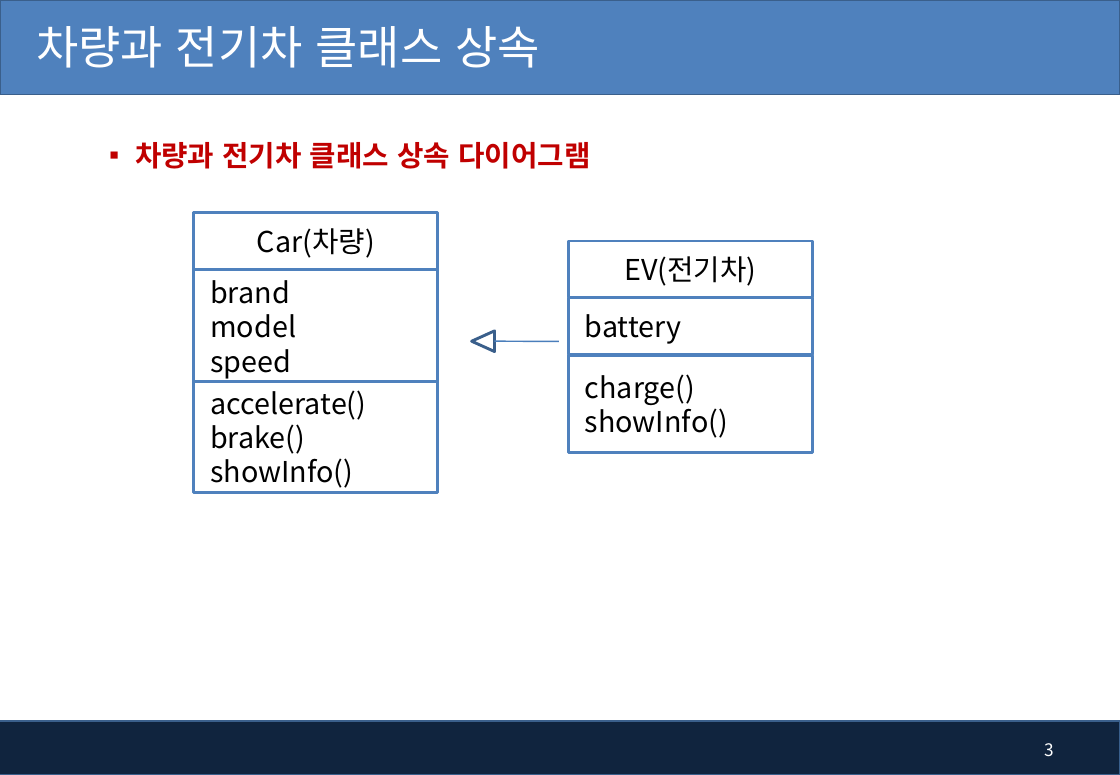
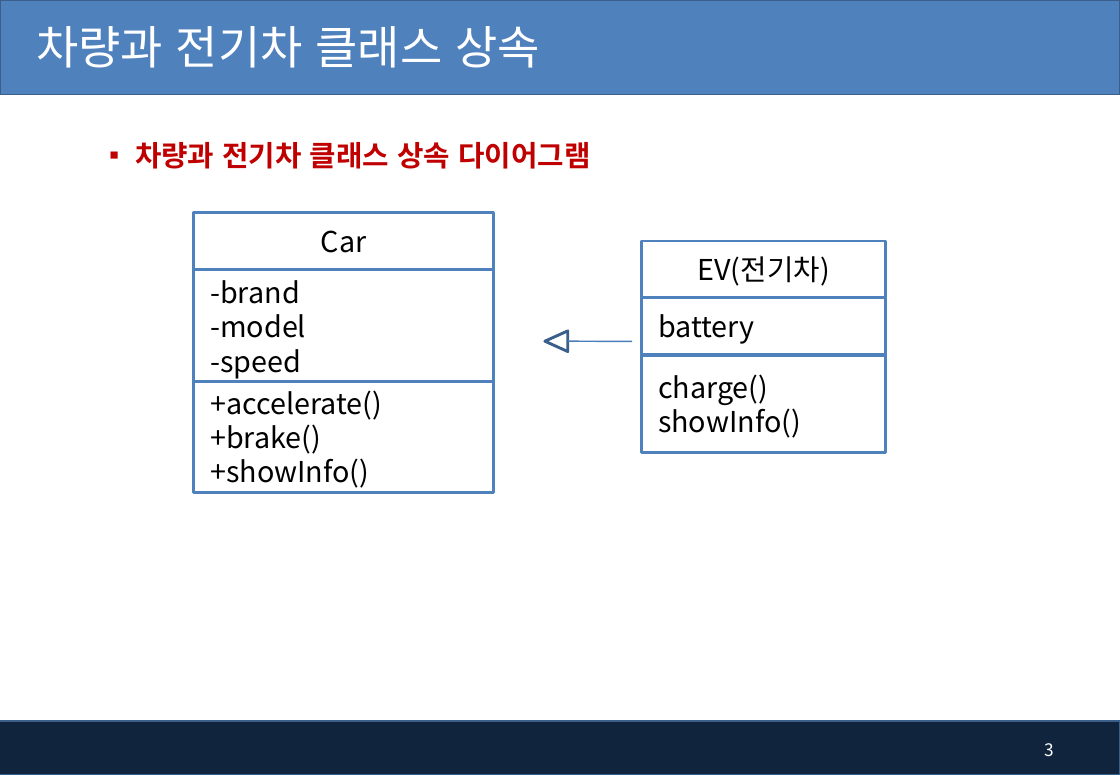
Before and after one commit to kiyongee2/java-web_2026, a slide deck: slide 3 of Java_ppt/5장. 상속과 다형성.pptx. Drawn at 1120x775 pixels with LibreOffice and Linux fonts; fonts in the diff are those of the drawing; background and template pictures are left out. Boxes give left, top, right and bottom in pixels: in the first picture for what was removed or moved away, otherwise in the second. Text is boxed around its words. In the diff, an @@ line names an element or a change of style, - is before the commit and + after.

```diff
--- a/Java_ppt/5장. 상속과 다형성.pptx
+++ b/Java_ppt/5장. 상속과 다형성.pptx
@@ rectangle "Car": place and size @@
-rectangle "Car" at [193, 213, 437, 270]
+rectangle "Car" at [193, 213, 493, 270]
@@ text in rectangle at [321, 230, 367, 253]: text changed @@
-Car(차량)
+Car
@@ rectangle "-brand": place and size @@
-rectangle "-brand" at [193, 270, 437, 384]
+rectangle "-brand" at [193, 270, 493, 384]
@@ text in rectangle at [210, 280, 306, 379]: text changed @@
-brand
-model
-speed
+-brand
+-model
+-speed
@@ triangle: place and size @@
-triangle at [472, 331, 494, 352]
+triangle at [545, 331, 568, 352]
@@ line moved from (494, 341) - (559, 341) to (568, 341) - (632, 341) @@
@@ 3 rectangles: place and size @@
-3 rectangles at [569, 241, 813, 453]
+3 rectangles at [641, 241, 885, 453]
@@ rectangle "+accelerate()": place and size @@
-rectangle "+accelerate()" at [193, 382, 437, 493]
+rectangle "+accelerate()" at [193, 382, 493, 493]
@@ text in rectangle at [210, 390, 382, 488]: text changed @@
-accelerate()
-brake()
-showInfo()
++accelerate()
++brake()
++showInfo()
```
Also in this commit, not shown: 33 other files.
